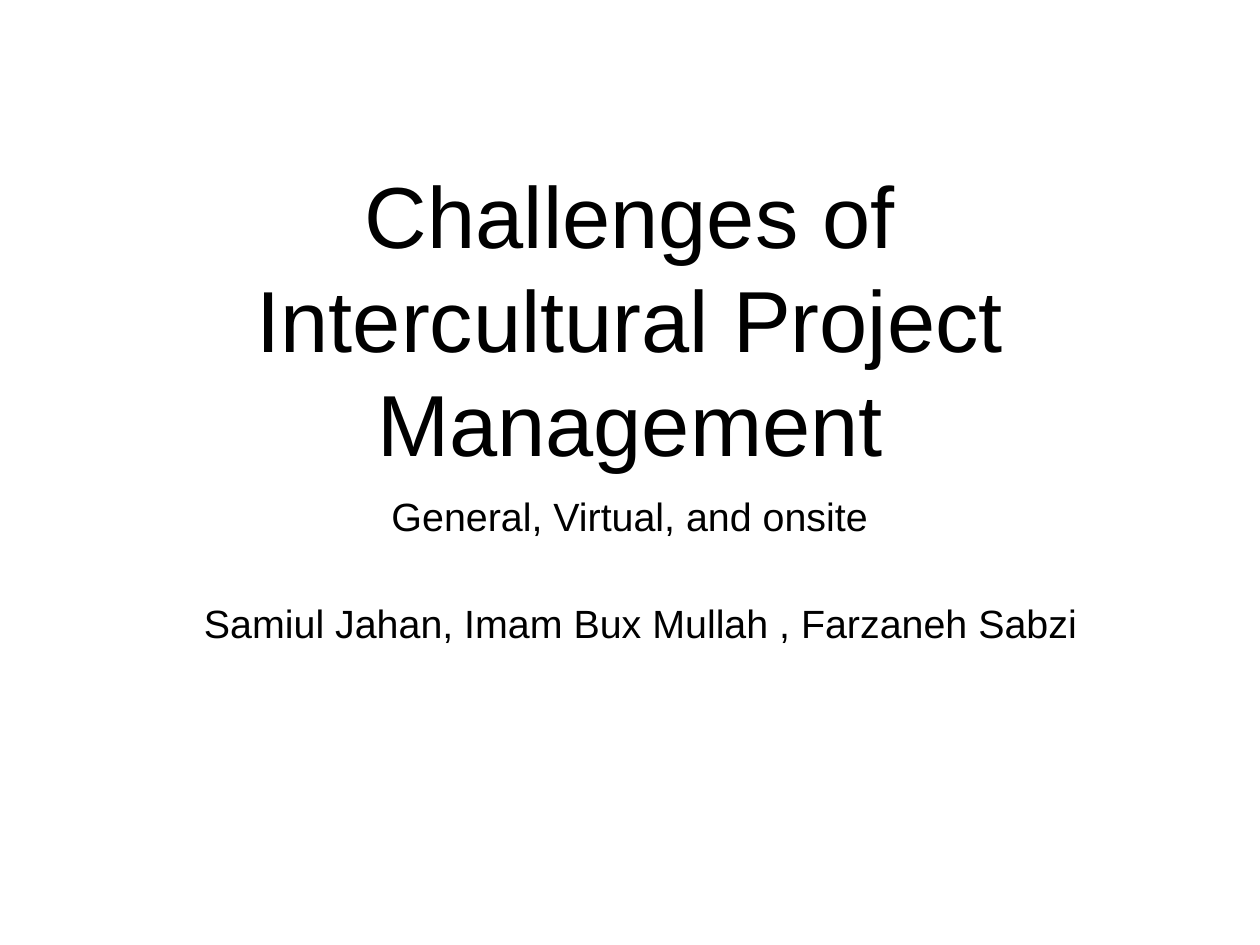
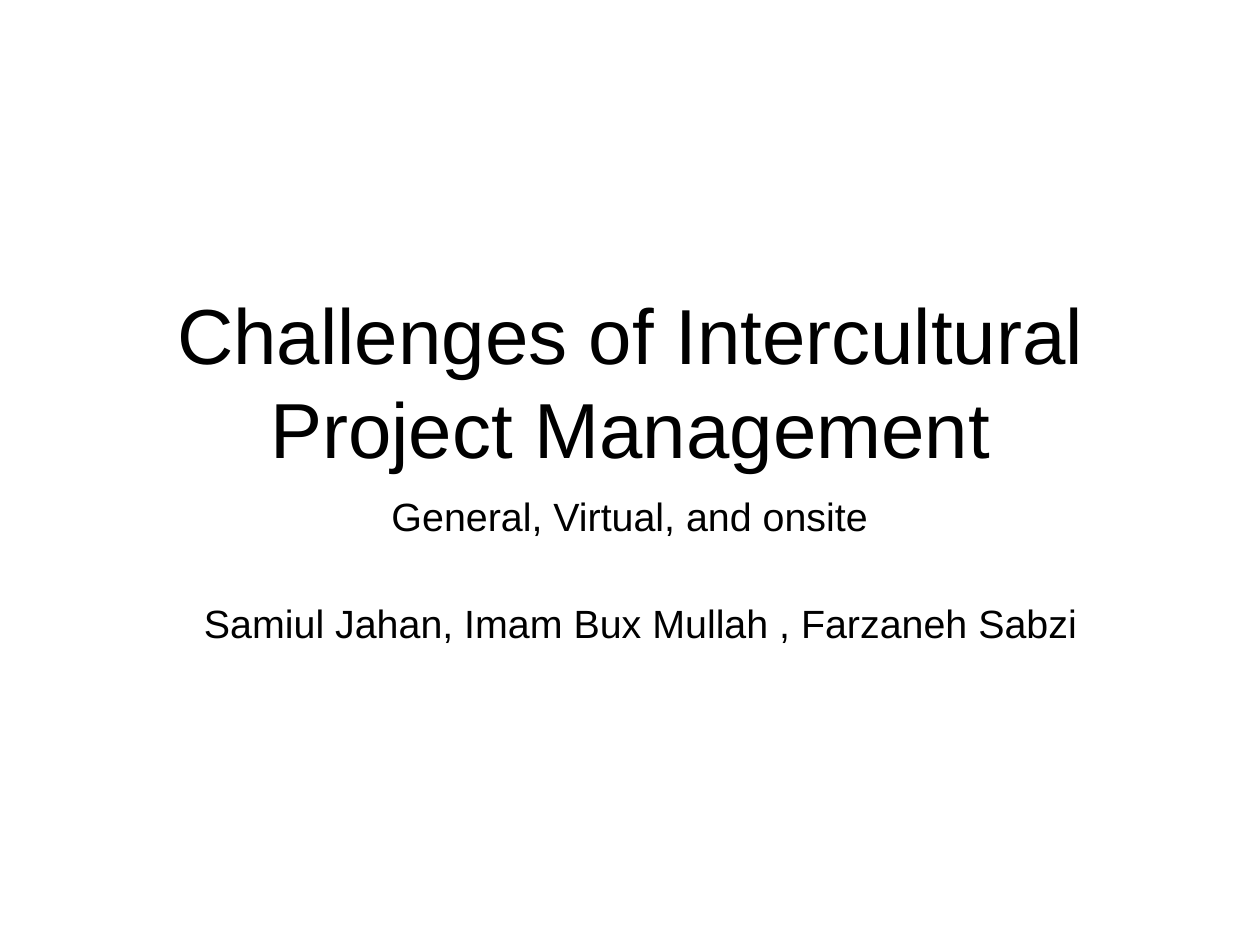
Before and after one commit to samiuljahan/IPM17, a slide deck: slide 1 of PPT.pptx. Drawn at 1260x945 pixels with LibreOffice and Linux fonts; fonts in the diff are those of the drawing. Boxes give left, top, right and bottom in pixels: in the first picture for what was removed or moved away, otherwise in the second. Text is boxed around its words. In the diff, an @@ line names an element or a change of style, - is before the commit and + after.

Commit message:
Updated the 'general challenges' section. Will be updated further

```diff
--- a/PPT.pptx
+++ b/PPT.pptx
@@ title "Challenges of Intercultural Project Management" at bbox=[177, 307, 1083, 472]: size 70.4 to 63.4 pt @@
```
Also in this commit, not shown: 1 other slide changed, 3 slides added.
